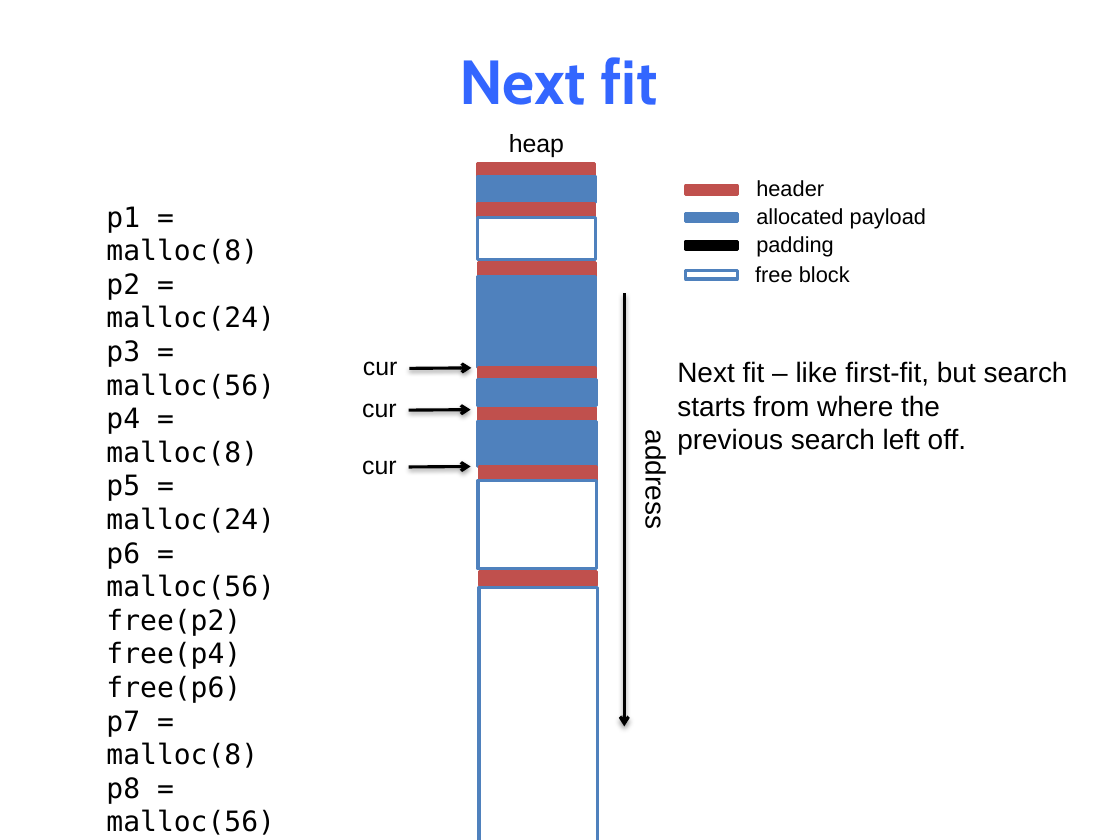
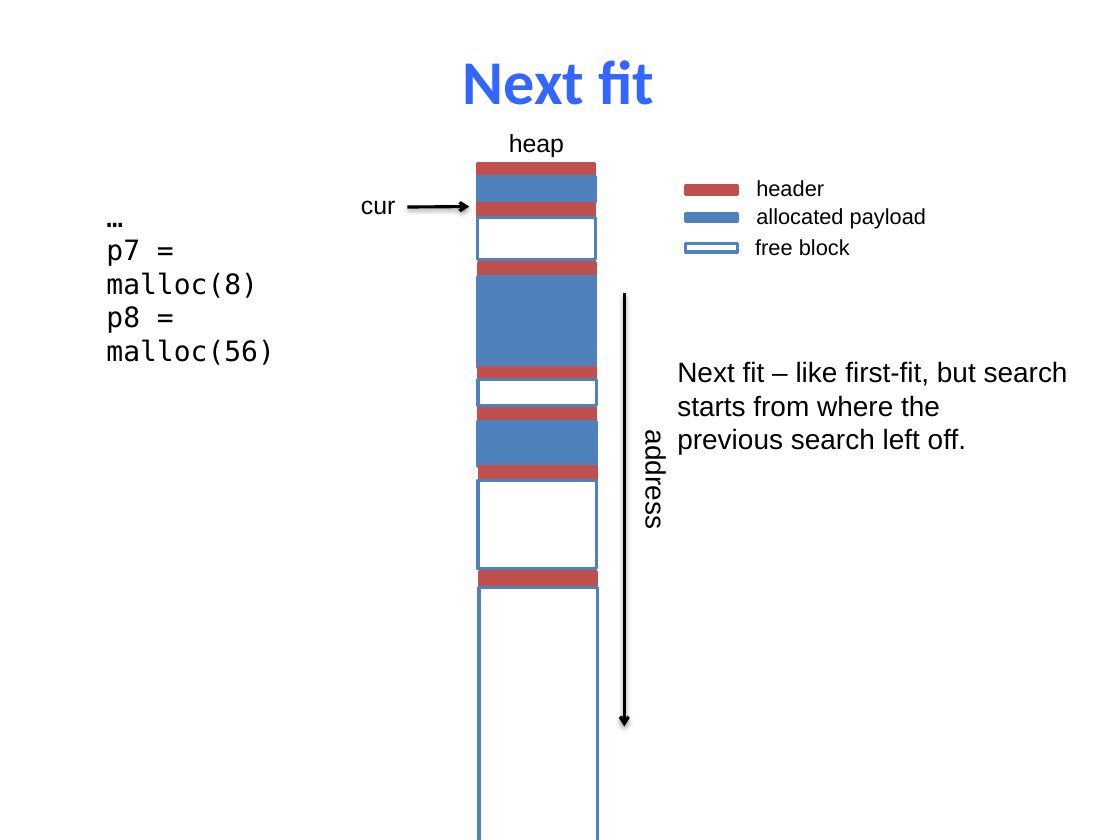
Before and after one commit to NYU-CSO/nyu-cso.github.io, a slide deck: slide 38 of notes/14-Dynamic_Allocator.pptx (slide 29 before the commit). Drawn at 1120x840 pixels with LibreOffice and Linux fonts; fonts in the diff are those of the drawing. Boxes give left, top, right and bottom in pixels: in the first picture for what was removed or moved away, otherwise in the second. Text is boxed around its words. In the diff, an @@ line names an element or a change of style, - is before the commit and + after.

```diff
--- a/notes/14-Dynamic_Allocator.pptx
+++ b/notes/14-Dynamic_Allocator.pptx
@@ title "Next fit" at (463, 60, 654, 105): font Cabin to Calibri @@
@@ text at (106, 206, 275, 703): text changed @@
-p1 = malloc(8)
-p2 = malloc(24)
-p3 = malloc(56)
-p4 = malloc(8)
-p5 = malloc(24)
-p6 = malloc(56)
-free(p2)
-free(p4)
-free(p6)
+…
@@ text "cur": place and size @@
-text "cur" at (363, 361, 397, 376)
+text "cur" at (361, 200, 395, 215)
@@ arrow moved from (410, 368) - (472, 367) to (408, 207) - (469, 206) @@
@@ text "free block": place and size @@
-text "free block" at (755, 266, 850, 283)
+text "free block" at (755, 239, 850, 256)
@@ text removed at (756, 236, 834, 257) @@
-padding
@@ rectangle: place and size @@
-rectangle at (685, 271, 737, 279)
+rectangle at (685, 244, 737, 252)
@@ rectangle removed at (687, 241, 738, 249) @@
@@ rectangle at (478, 380, 597, 405): fill #4F81BD to #FFFFFF @@
@@ text removed at (362, 403, 396, 418) @@
-cur
@@ arrow removed from (409, 410) to (470, 410) @@
@@ text removed at (362, 460, 396, 475) @@
-cur
@@ arrow removed from (409, 467) to (470, 467) @@
```
Also in this commit, not shown: 51 other slides changed, 29 slides added, 10 slides removed, 1 other file.
